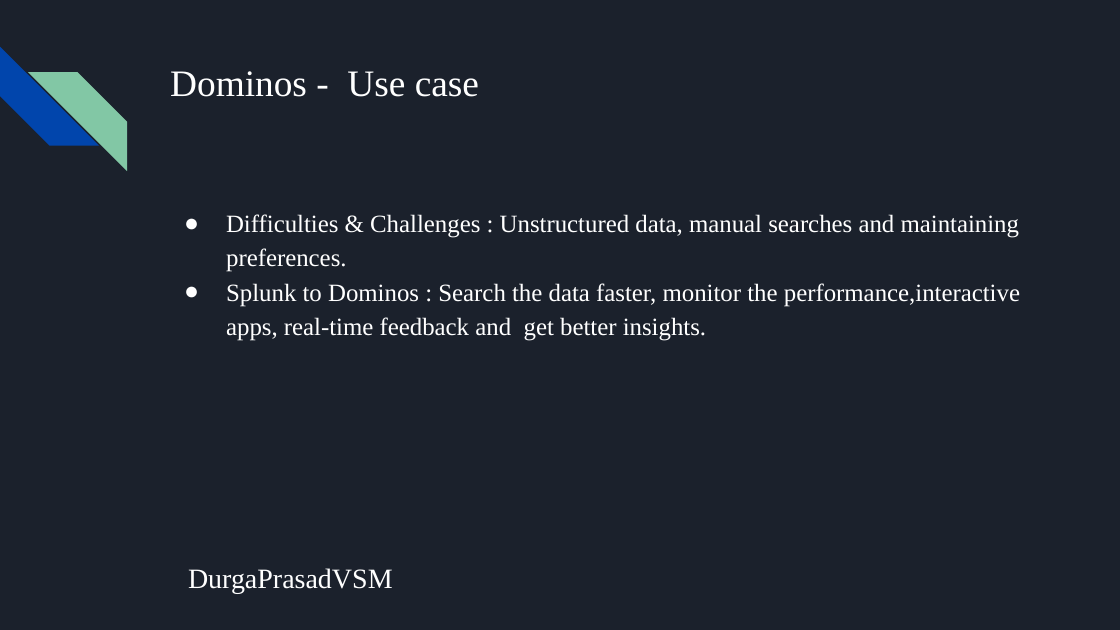
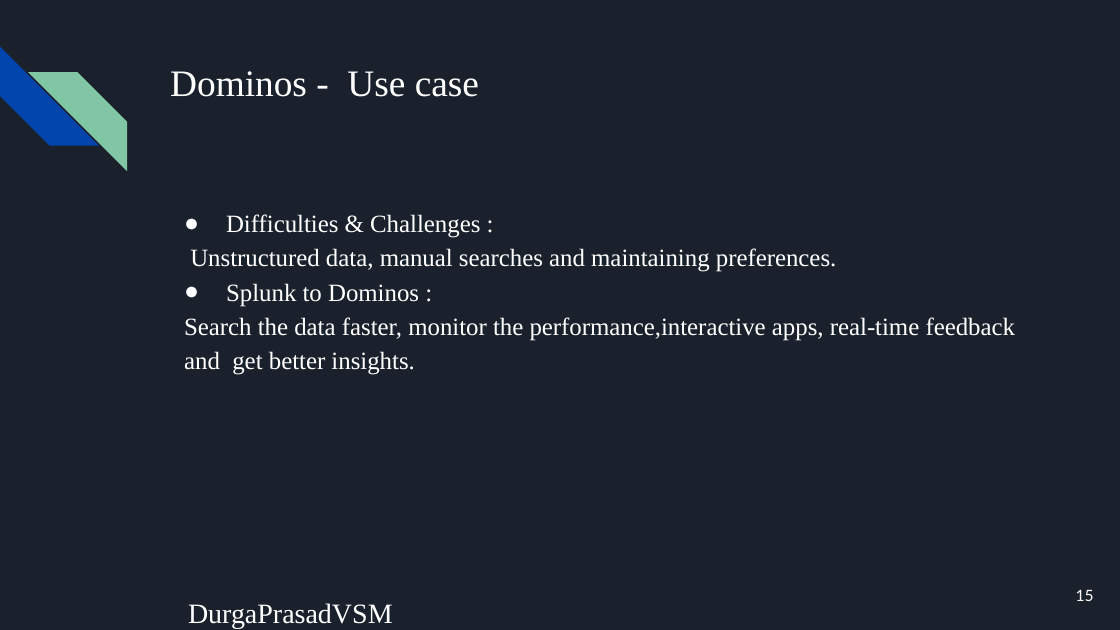
Before and after one commit to VSMDURGAPRASAD/splunk-project, a slide deck: slide 15 of docs/Splunk.pptx. Drawn at 1120x630 pixels with LibreOffice and Linux fonts; fonts in the diff are those of the drawing. Boxes give left, top, right and bottom in pixels: in the first picture for what was removed or moved away, otherwise in the second. Text is boxed around its words. In the diff, an @@ line names an element or a change of style, - is before the commit and + after.

```diff
--- a/docs/Splunk.pptx
+++ b/docs/Splunk.pptx
@@ text at box(184, 214, 1016, 375): text changed @@
-● Difficulties & Challenges : Unstructured data, manual searches and maintaining preferences.
-● Splunk to Dominos : Search the data faster, monitor the performance,interactive apps, real-time feedback and get better insights.
+● Difficulties & Challenges :
+Unstructured data, manual searches and maintaining preferences.
+● Splunk to Dominos :
+Search the data faster, monitor the performance,interactive apps, real-time feedback and get better insights.
@@ page number added at box(1076, 590, 1094, 601), 10 pt, text #FFFFFF @@
+15
```
Also in this commit, not shown: 17 other slides changed.
